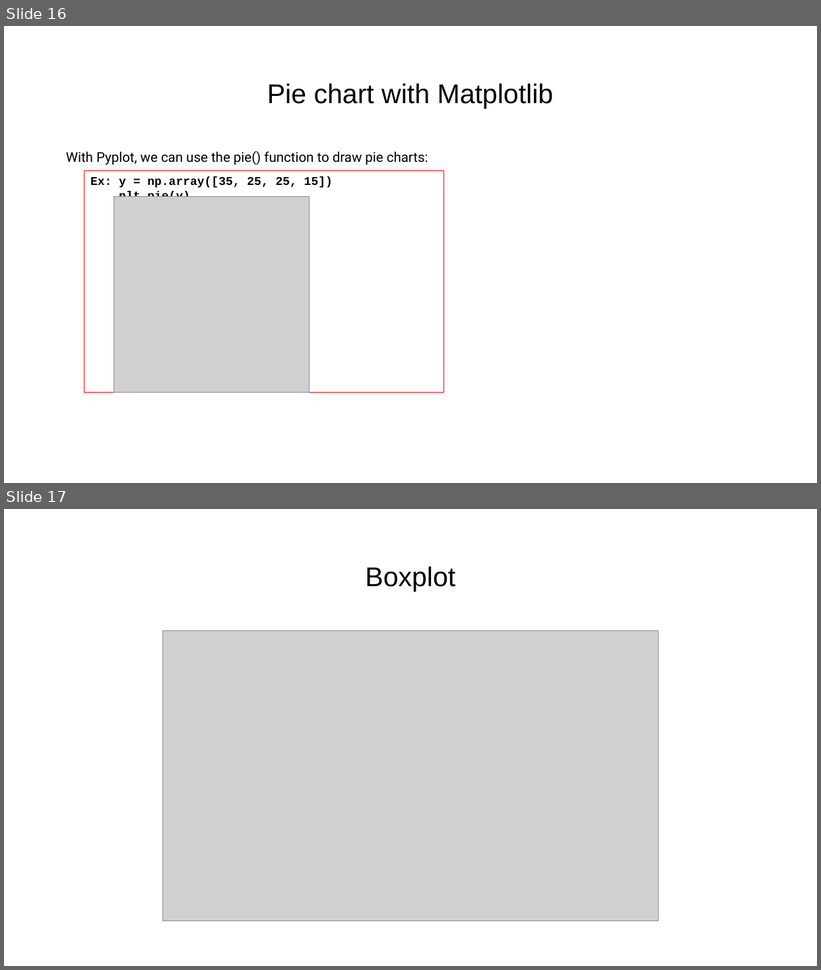
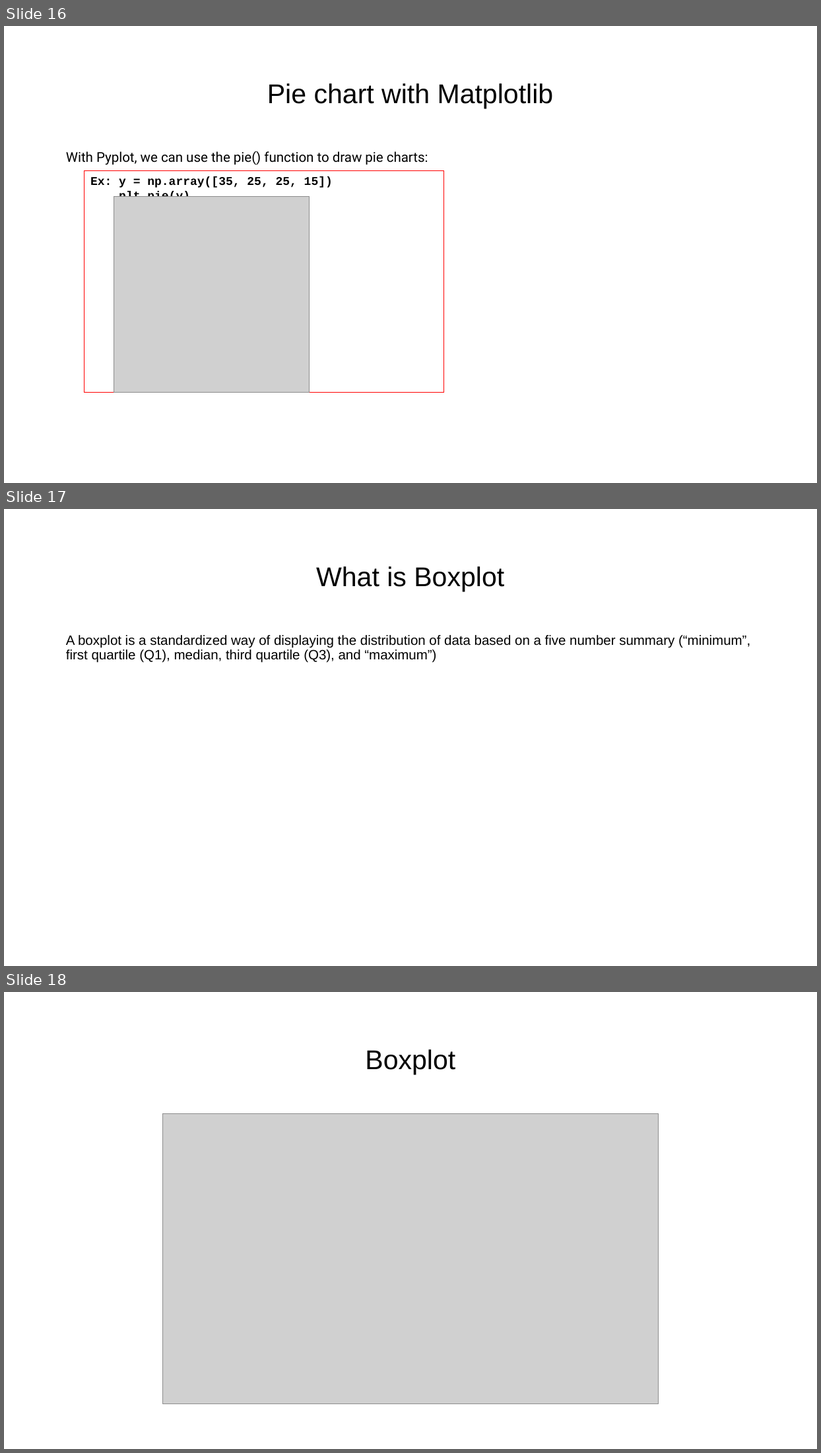
Before and after one commit to dia1128/AIandDataScienceWorkshopwithPython, a slide deck: Week2/2.3 Data Visualization.pptx. Shown one above the other, each under a label of ours: slides 16 and 17 before the commit, slides 16, 17 and 18 after it. The pictures are 821x970 and 821x1453 pixels, drawn with LibreOffice and Linux fonts; fonts in the diff are those of the drawing; grey boxes stand for pictures. Boxes give left, top, right and bottom in pixels: in the first picture for what was removed or moved away, otherwise in the second. Text is boxed around its words. In the diff, an @@ line names an element or a change of style, - is before the commit and + after.

Commit message:
Added boxplot

```diff
--- a/Week2/2.3 Data Visualization.pptx
+++ b/Week2/2.3 Data Visualization.pptx
@@ slide 17 added at [4,509,817,966], background #FFFFFF @@
@@ title added at [316,566,504,591], 32 pt, text #000000 @@
+What is Boxplot
@@ text added at [66,635,750,663], 16 pt, text #000000 @@
+A boxplot is a standardized way of displaying the distribution of data based on a five number summary (“minimum”, first quartile (Q1), median, third quartile (Q3), and “maximum”)
@@ what was slide 17 is now slide 18 @@
```
